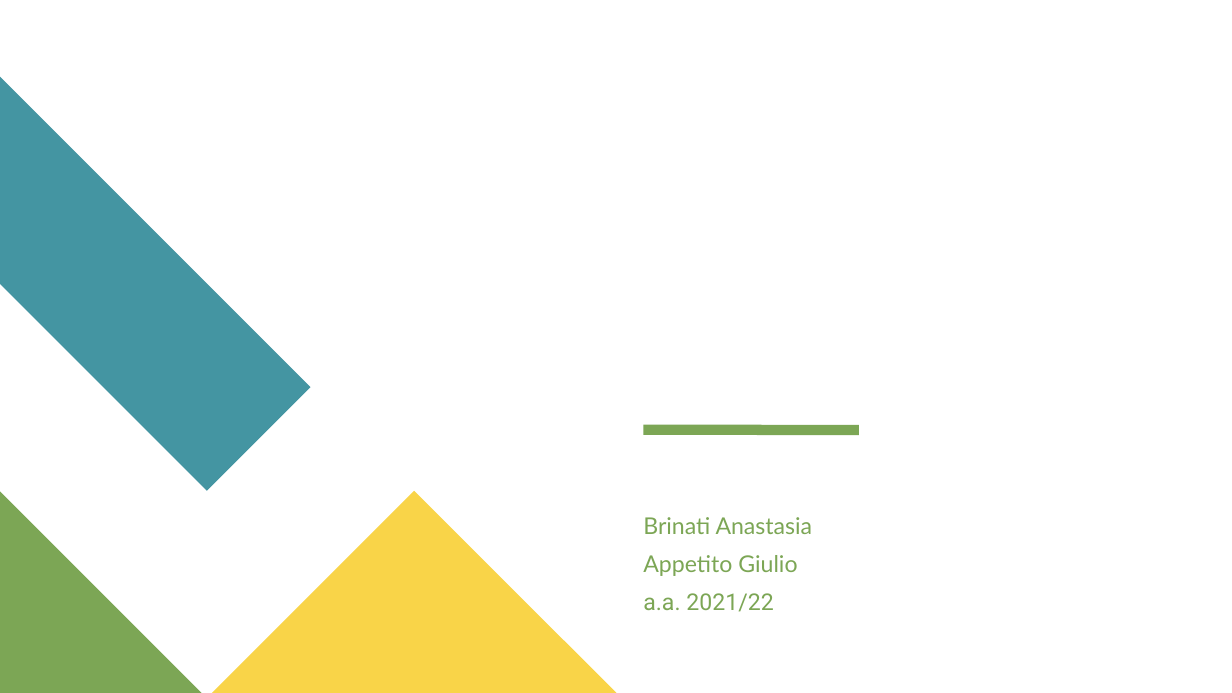
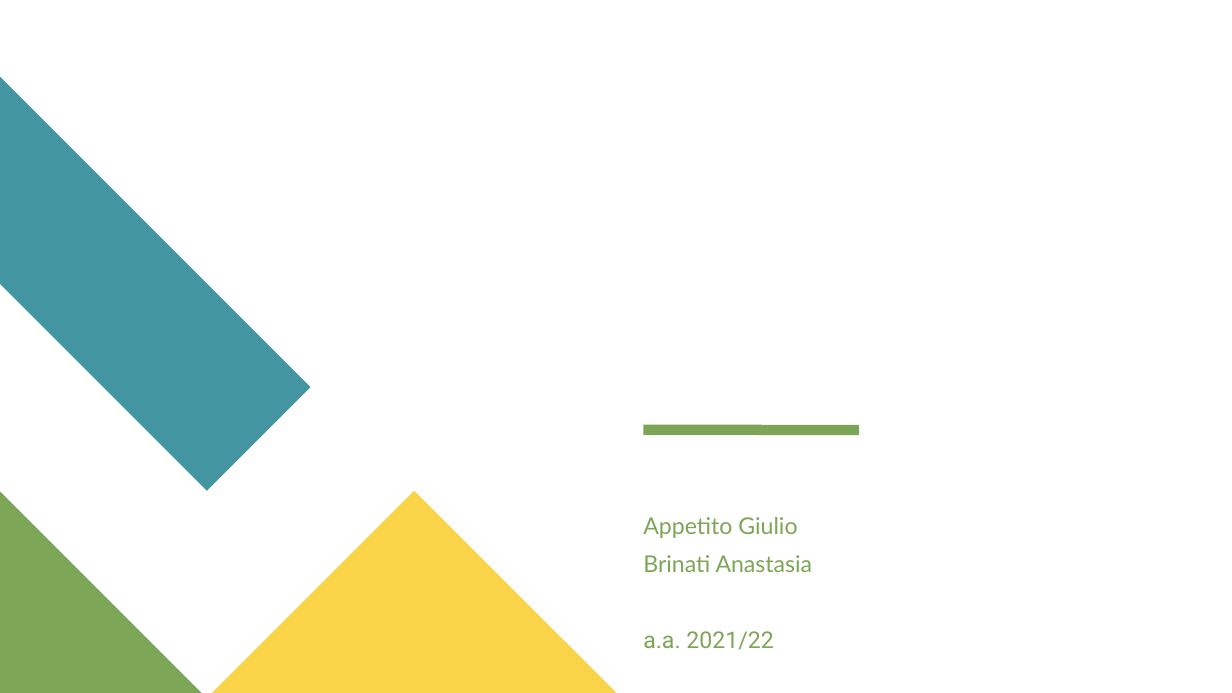
Before and after one commit to GiulioAppetito/Progetto-AMOD-21-22, a slide deck: slide 1 of Presentazione Progetto AMOD.pptx. Drawn at 1232x693 pixels with LibreOffice and Linux fonts; fonts in the diff are those of the drawing; grey boxes stand for pictures. Boxes give left, top, right and bottom in pixels: in the first picture for what was removed or moved away, otherwise in the second. Text is boxed around its words. In the diff, an @@ line names an element or a change of style, - is before the commit and + after.

```diff
--- a/Presentazione Progetto AMOD.pptx
+++ b/Presentazione Progetto AMOD.pptx
@@ text at (x1=643, y1=517, x2=797, y2=538): paragraph added @@
+Appetito Giulio
@@ text at (x1=643, y1=555, x2=797, y2=576): paragraph removed @@
-Appetito Giulio
```
Also in this commit, not shown: 17 other slides changed, 4 slides added, 9 slides removed.
